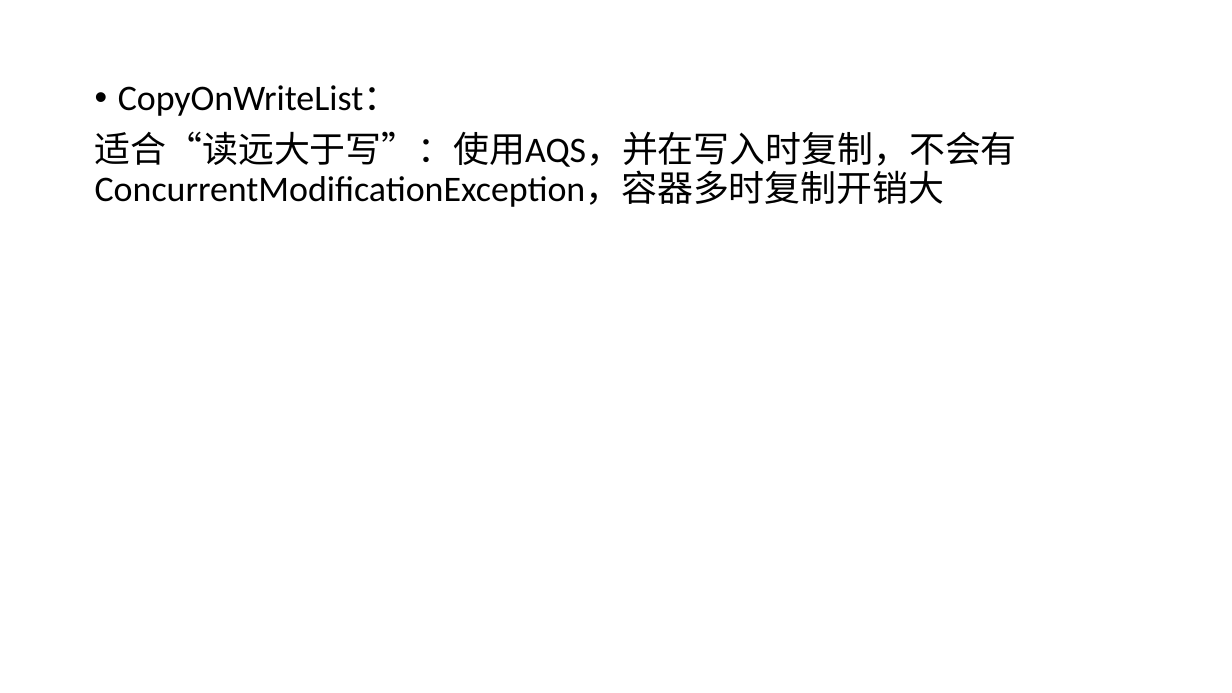
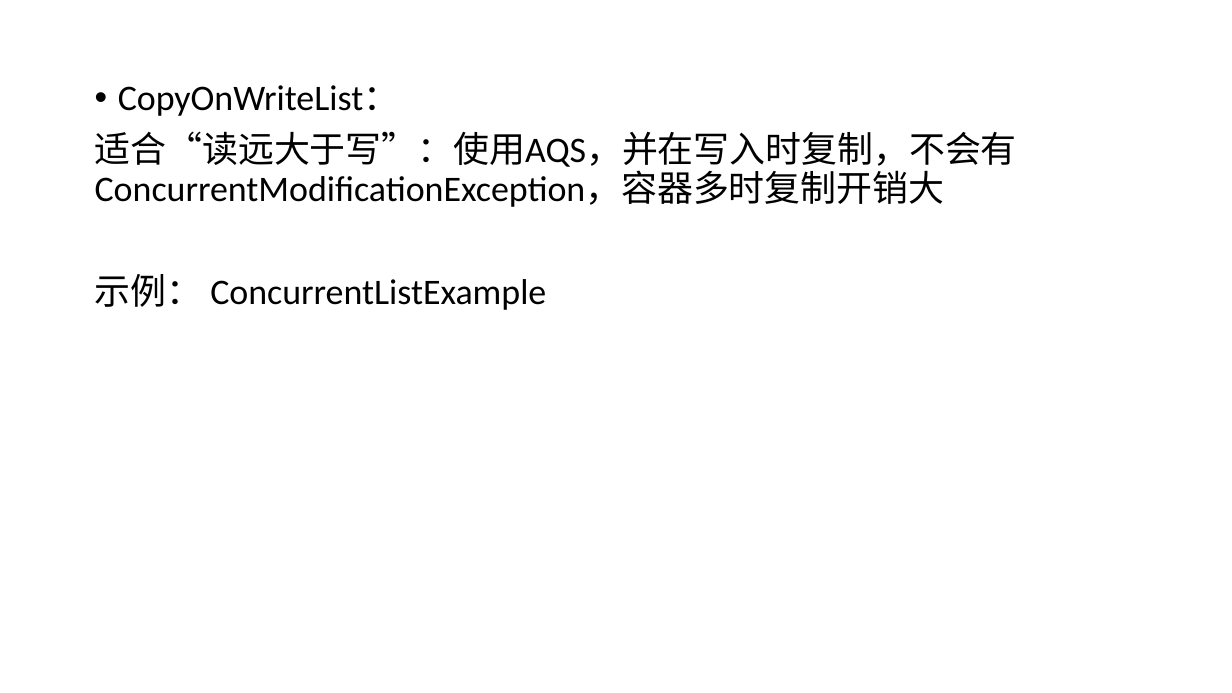
Before and after one commit to GerogeLeon/multithread_demo, a slide deck: slide 29 of JAVA并发编程.pptx. Drawn at 1232x693 pixels with LibreOffice and Linux fonts; fonts in the diff are those of the drawing. Boxes give left, top, right and bottom in pixels: in the first picture for what was removed or moved away, otherwise in the second. Text is boxed around its words. In the diff, an @@ line names an element or a change of style, - is before the commit and + after.

```diff
--- a/JAVA并发编程.pptx
+++ b/JAVA并发编程.pptx
@@ text at (95,274,546,310): paragraph added @@
+示例： ConcurrentListExample
```
Also in this commit, not shown: 2 other slides changed, 2 slides added, 8 other files.
